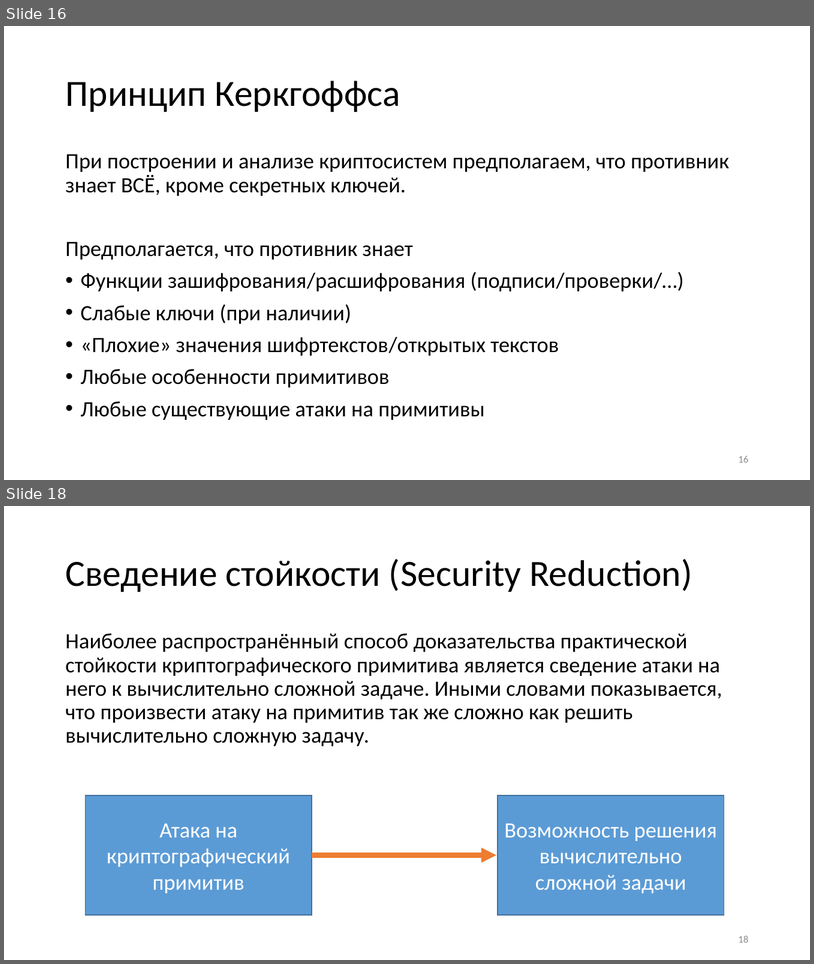
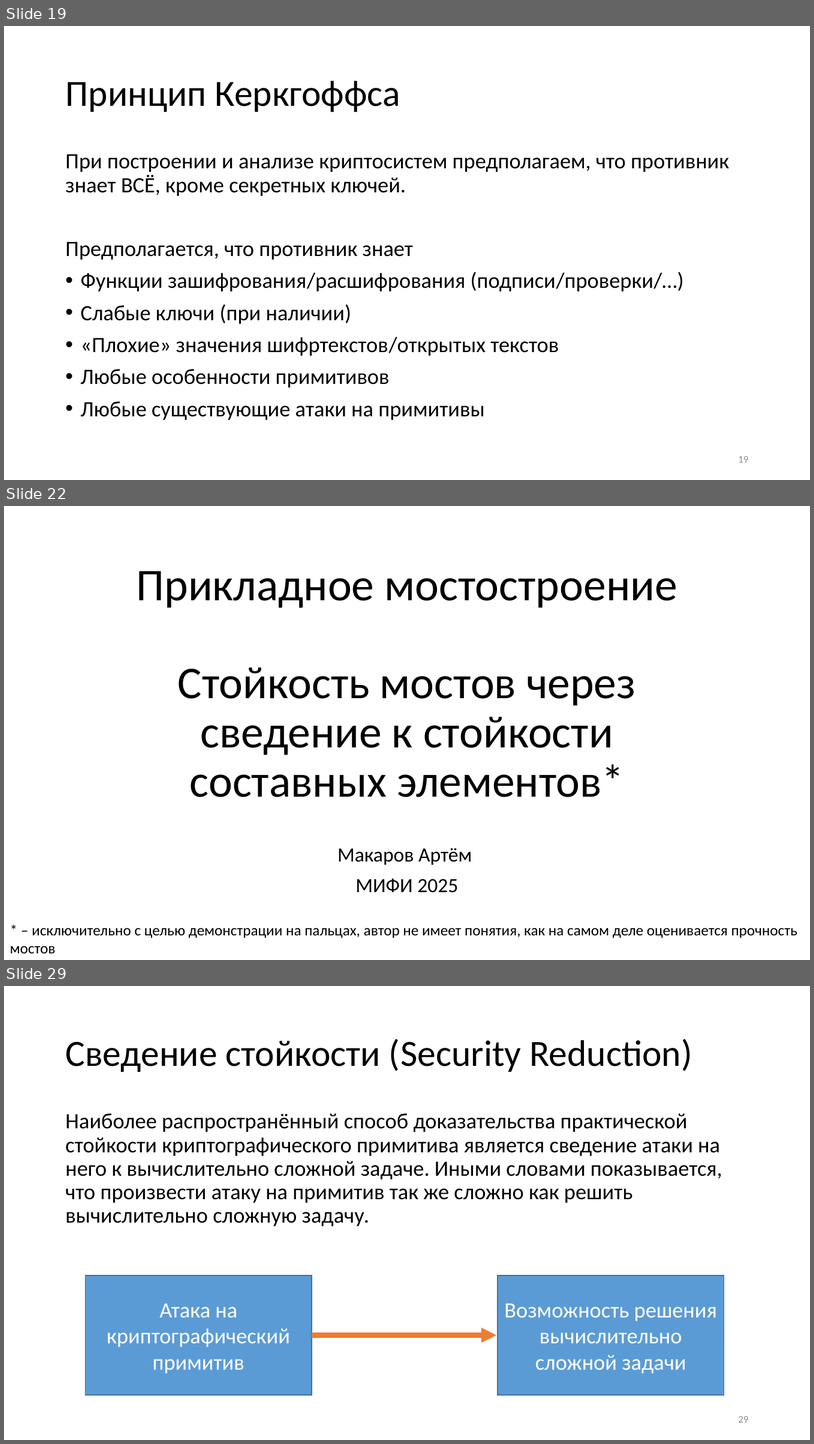
Before and after one commit to CryptoCourse/CryptoLectures, a slide deck: Lectures/Lecture1.pptx. Shown one above the other, each under a label of ours: slides 16 and 18 before the commit, slides 19, 22 and 29 after it; the slides between them are not shown. The pictures are 814x964 and 814x1444 pixels, drawn with LibreOffice and Linux fonts; fonts in the diff are those of the drawing. Boxes give left, top, right and bottom in pixels: in the first picture for what was removed or moved away, otherwise in the second. Text is boxed around its words. In the diff, an @@ line names an element or a change of style, - is before the commit and + after.

```diff
--- a/Lectures/Lecture1.pptx
+++ b/Lectures/Lecture1.pptx
@@ slide 22 added at <box>4,506,810,960</box>, background #FFFFFF @@
@@ title added at <box>136,571,678,797</box>, 54 pt, text #000000 @@
+Прикладное мостостроение
+Стойкость мостов через сведение к стойкости составных элементов*
@@ subtitle added at <box>338,847,472,892</box>, 24 pt, text #000000 @@
+Макаров Артём
+МИФИ 2025
@@ text added at <box>10,927,798,953</box>, 18 pt, text #000000 @@
+* – исключительно с целью демонстрации на пальцах, автор не имеет понятия, как на самом деле оценивается прочность мостов
@@ what was slide 16 is now slide 19 @@
@@ page number at <box>738,456,749,462</box>: text changed @@
-16
+19
@@ what was slide 18 is now slide 29 @@
@@ page number at <box>738,1416,749,1422</box>: text changed @@
-18
+29
```
Also in this commit, not shown: 10 slides changed, 12 other slides added, 1 slide removed, 1 other file.
